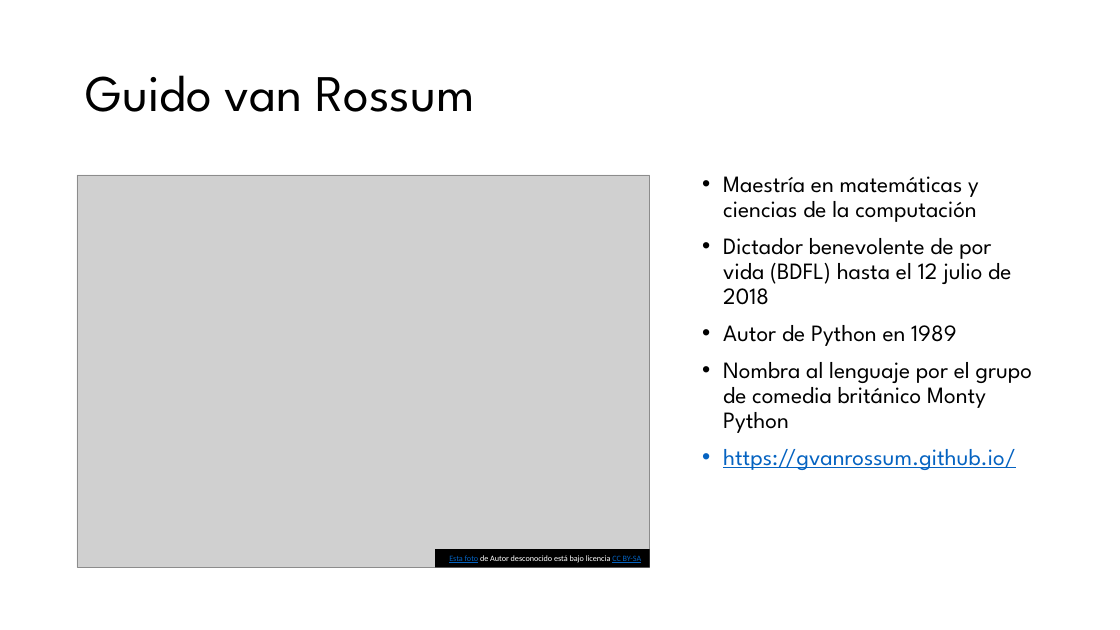
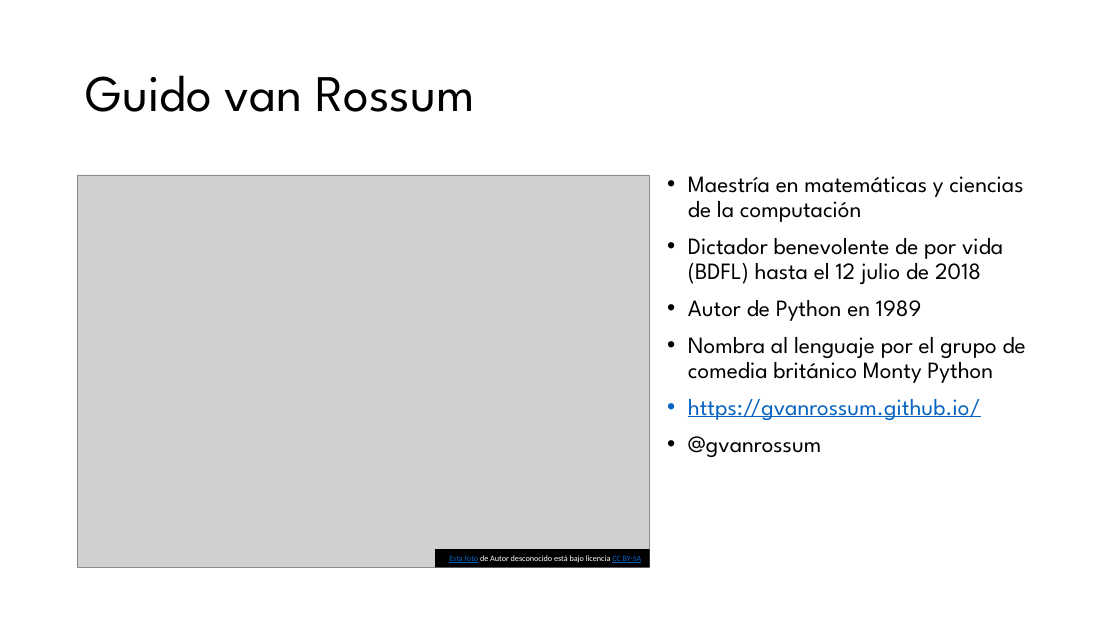
Before and after one commit to ccaballeroh/IntroPython, a slide deck: slide 7 of slides/Programación con Python01.pptx. Drawn at 1120x630 pixels with LibreOffice and Linux fonts; fonts in the diff are those of the drawing; grey boxes stand for pictures. Boxes give left, top, right and bottom in pixels: in the first picture for what was removed or moved away, otherwise in the second. Text is boxed around its words. In the diff, an @@ line names an element or a change of style, - is before the commit and + after.

```diff
--- a/slides/Programación con Python01.pptx
+++ b/slides/Programación con Python01.pptx
@@ text "Maestría en matemáticas y ciencias ...": place and size @@
-text "Maestría en matemáticas y ciencias ..." at [723, 176, 1032, 470]
+text "Maestría en matemáticas y ciencias ..." at [688, 176, 1026, 457]
@@ text at [688, 436, 821, 457]: paragraph added @@
+• @gvanrossum
```
Also in this commit, not shown: 4 other files.
